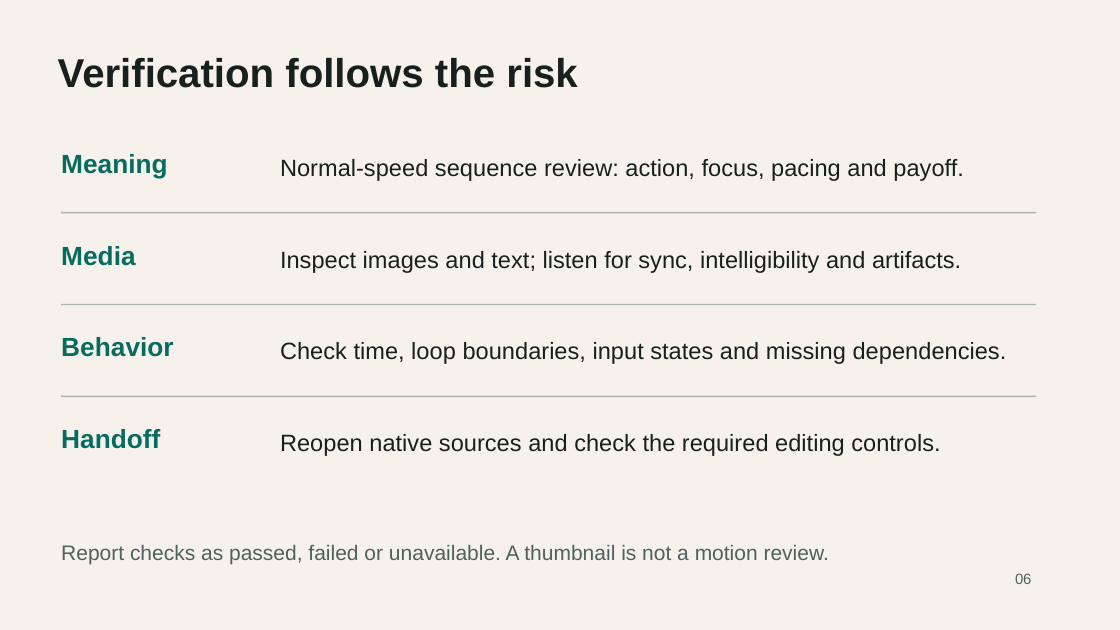
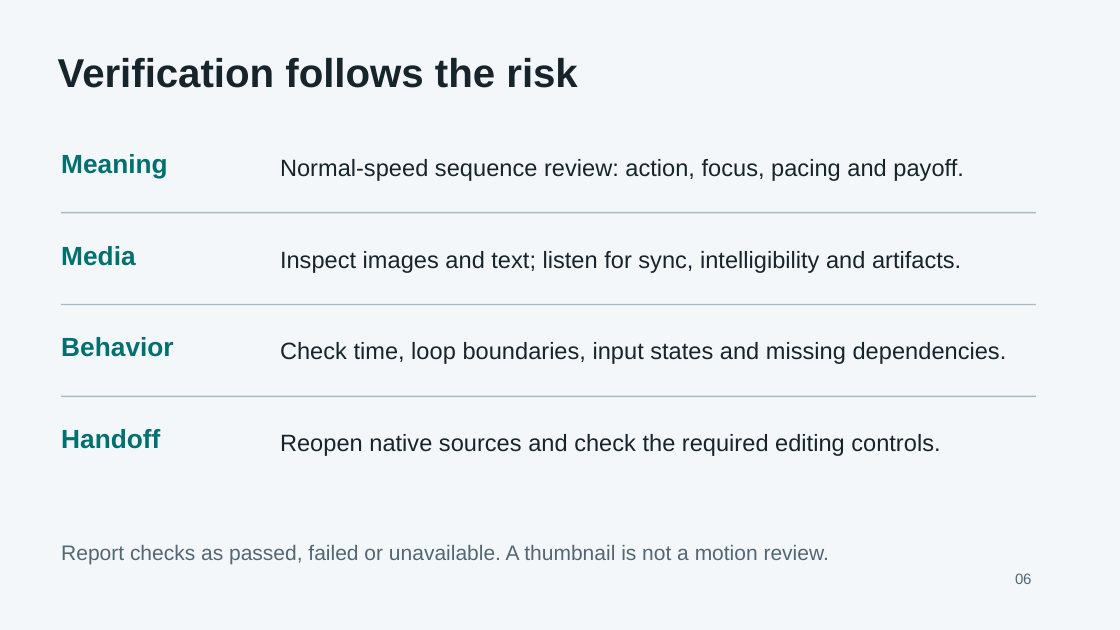
Before and after one commit to nazeeh111/adaptive-animation-skill, a slide deck: slide 6 of animation/docs/presentation.pptx. Drawn at 1120x630 pixels with LibreOffice and Linux fonts; fonts in the diff are those of the drawing. Boxes give left, top, right and bottom in pixels: in the first picture for what was removed or moved away, otherwise in the second. Text is boxed around its words. In the diff, an @@ line names an element or a change of style, - is before the commit and + after.

```diff
--- a/animation/docs/presentation.pptx
+++ b/animation/docs/presentation.pptx
@@ background #F6F2EB to #F4F7FA @@
@@ line (61, 213) - (1036, 213): stroke #A7B5AE 1.13 pt to #A8BAC5 1.13 pt @@
@@ line (61, 304) - (1036, 304): stroke #A7B5AE 1.13 pt to #A8BAC5 1.13 pt @@
@@ text colour #086B60 to #006F70 in 4 elements at <box>61,154,168,178</box>, <box>61,246,135,266</box>, <box>61,337,173,357</box>, <box>61,429,160,449</box> @@
@@ line (61, 397) - (1036, 397): stroke #A7B5AE 1.13 pt to #A8BAC5 1.13 pt @@
@@ text colour #18201E to #16242B in 5 elements at <box>58,58,578,88</box>, <box>280,159,964,181</box>, <box>280,251,961,273</box>, <box>280,342,1007,364</box>, <box>280,434,940,456</box> @@
@@ text "Report checks as passed, failed ..." at <box>61,545,829,565</box>: text colour #4F615C to #526773 @@
@@ text "06" at <box>1015,573,1032,584</box>: text colour #4F615C to #526773 @@
```
Also in this commit, not shown: 7 other slides changed, 8 other files.
